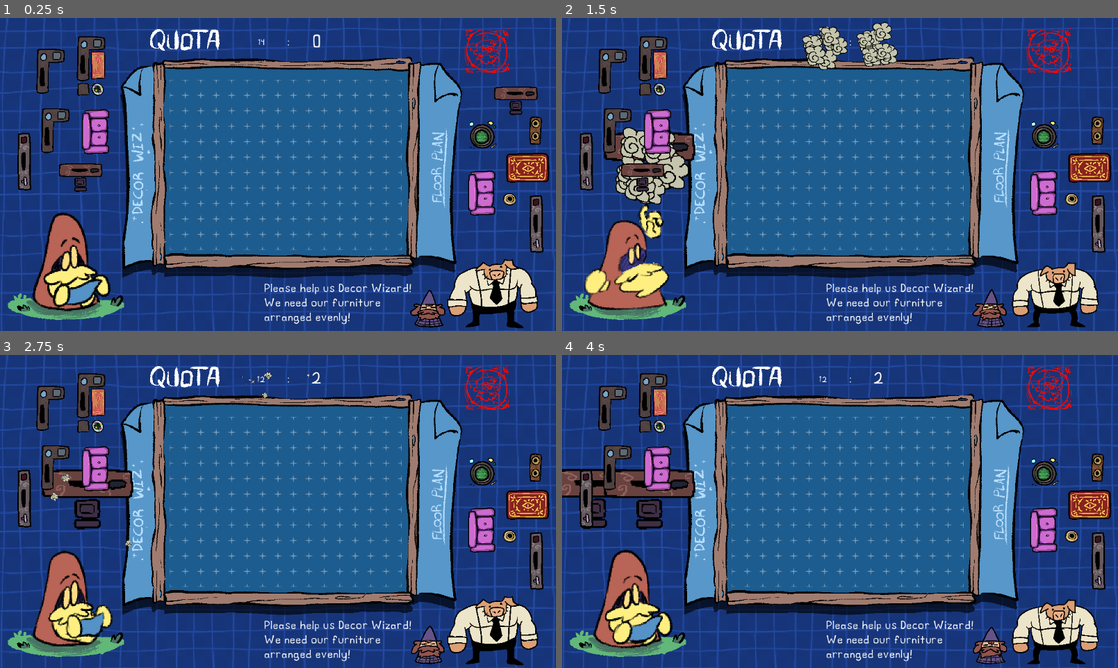
Above: before the commit, frames 1-4 (two rows, left to right).
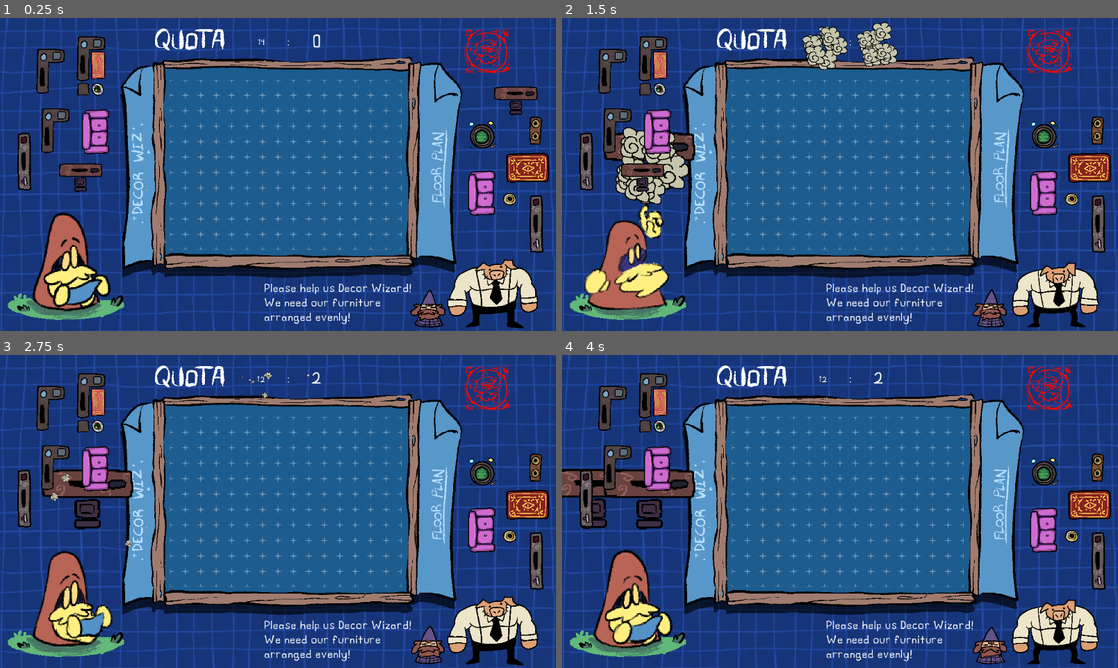
Above: after the commit, the same moments.

Repository: Greatmystic/DecorWizard
Game: Godot game, scene res://Content/Scenes/Levels/main.tscn
Same seed, same stepped clock (60 frames per second), same inputs: the game is played once before the commit and once after it.
Inputs (mouse positions are in pixels of both pictures, inside the frame that each line leads up to):
- Up to frame 1 (0.25 s): no input
- Up to frame 2 (1.5 s): move the mouse to (1079, 108) at 0.52 s; tap Space (ScaleSpell) at 0.6, 1.35 s; click (1079, 108) at 0.67 s; move the mouse to (639, 187) at 1.27 s; click (639, 187) at 1.42 s
- Up to frame 3 (2.75 s): move the mouse to (77, 524) at 2.02 s; tap Space (ScaleSpell) at 2.1 s; click (77, 524) at 2.17 s
- Up to frame 4 (4 s): tap Space (ScaleSpell) at 2.85, 3.6 s; click (639, 524) at 2.92 s; move the mouse to (584, 520) at 3.52 s; click (584, 520) at 3.67 s

The runs differ from the first frame. In frame 1, 0.5% of the frame differs, in the area x 27-41%, y 3-11%; in frame 2, 0.5%; in frame 3, 0.5%; in frame 4, 0.5%.

Commit message:
Finished gamejam build

Diff:
--- /dev/null
+++ b/Content/Scenes/FX/cloud_burst_big.tscn
@@ -0,0 +1,27 @@
+[gd_scene load_steps=3 format=3 uid="uid://b2fo35on3uhe3"]
+
+[ext_resource type="Texture2D" uid="uid://dy62nnc7gnb1c" path="res://Content/Sprites/cloud_particle.png" id="1_8qimx"]
+
+[sub_resource type="Curve" id="Curve_obdpu"]
+_data = [Vector2(0.00696864, 1), 0.0, 0.0556709, 0, 0, Vector2(1, 0.0268283), -2.76763, 0.0, 0, 0]
+point_count = 2
+
+[node name="CloudBurst" type="CPUParticles2D"]
+emitting = false
+amount = 40
+lifetime = 0.7
+one_shot = true
+explosiveness = 1.0
+lifetime_randomness = 0.3
+texture = ExtResource("1_8qimx")
+spread = 180.0
+gravity = Vector2(0, 0)
+initial_velocity_min = 400.0
+initial_velocity_max = 600.0
+angular_velocity_min = -153.0
+angular_velocity_max = 153.96
+damping_min = 1000.0
+damping_max = 1000.0
+scale_amount_min = 1.8
+scale_amount_max = 2.2
+scale_amount_curve = SubResource("Curve_obdpu")
--- a/Content/Scenes/decor.tscn
+++ b/Content/Scenes/decor.tscn
@@ -1,12 +1,15 @@
-[gd_scene load_steps=12 format=3 uid="uid://clf5fet6cpmjs"]
+[gd_scene load_steps=14 format=3 uid="uid://clf5fet6cpmjs"]
 
 [ext_resource type="PackedScene" uid="uid://csjb381g3kwpq" path="res://Content/Scenes/FX/Wizard.tscn" id="1_xcjv8"]
 [ext_resource type="FontFile" uid="uid://ceji4fqg5top3" path="res://Content/Other/MA.ttf" id="2_dpo20"]
 [ext_resource type="PackedScene" uid="uid://1njuxk1fpxbx" path="res://Content/Scenes/FX/cloud_burst_small.tscn" id="2_nvhe1"]
 [ext_resource type="Texture2D" uid="uid://80juymxms28a" path="res://Content/Sprites/DecorWizardBG.png" id="2_tpb83"]
 [ext_resource type="AudioStream" uid="uid://bjjcy0lxiw8uu" path="res://Content/Sounds/Fiction Float.ogg" id="5_bw8aa"]
-[ext_resource type="PackedScene" uid="uid://chcb4lkucuh1a" path="res://Content/Scenes/Blocks/gnome_wizard.tscn" id="5_cp7bi"]
-[ext_resource type="PackedScene" uid="uid://bym45nodgj0yd" path="res://Content/Scenes/Blocks/boarman.tscn" id="6_ig5bg"]
+[ext_resource type="PackedScene" path="res://Content/Scenes/Blocks/gnome_wizard.tscn" id="5_cp7bi"]
+[ext_resource type="Texture2D" uid="uid://cf7emduvkc23o" path="res://Content/Sprites/WIN.png" id="5_ooqsn"]
+[ext_resource type="Texture2D" uid="uid://il1va2x51wsx" path="res://Content/Sprites/QUOTA.png" id="5_smwny"]
+[ext_resource type="PackedScene" path="res://Content/Scenes/Blocks/boarman.tscn" id="6_ig5bg"]
+[ext_resource type="PackedScene" uid="uid://b2fo35on3uhe3" path="res://Content/Scenes/FX/cloud_burst_big.tscn" id="6_sh0wm"]
 
 [sub_resource type="LabelSettings" id="LabelSettings_lyt0n"]
 font = ExtResource("2_dpo20")
@@ -20,14 +23,16 @@
 font = ExtResource("2_dpo20")
 font_size = 40
 
-[sub_resource type="LabelSettings" id="LabelSettings_odgvg"]
-font = ExtResource("2_dpo20")
-font_size = 40
-shadow_size = 10
-shadow_color = Color(0, 0, 0, 0.27451)
-shadow_offset = Vector2(2.405, 2.295)
+[node name="Decor" type="Node2D"]
 
-[node name="Decor" type="Node2D"]
+[node name="Boarman" parent="." instance=ExtResource("6_ig5bg")]
+position = Vector2(886, 587)
+frame_progress = 0.0210769
+
+[node name="GnomeWizard" parent="." instance=ExtResource("5_cp7bi")]
+position = Vector2(1022, 568)
+autoplay = "default"
+frame_progress = 0.385825
 
 [node name="Wizard" parent="." instance=ExtResource("1_xcjv8")]
 position = Vector2(134, 492)
@@ -36,18 +41,15 @@
 [node name="CanvasLayer" type="CanvasLayer" parent="."]
 layer = -10
 
-[node name="Sprite2D" type="Sprite2D" parent="CanvasLayer"]
+[node name="BG" type="Sprite2D" parent="CanvasLayer"]
 position = Vector2(576, 324)
 texture = ExtResource("2_tpb83")
 
-[node name="ColorRect" type="ColorRect" parent="CanvasLayer"]
-visible = false
-z_index = -1
-offset_right = 1158.0
-offset_bottom = 650.0
-mouse_filter = 1
-color = Color(0.149466, 0.172486, 0.195049, 1)
-metadata/_edit_lock_ = true
+[node name="Win" type="Sprite2D" parent="CanvasLayer"]
+position = Vector2(594.13, 560.21)
+texture = ExtResource("5_ooqsn")
+
+[node name="CloudBurst" parent="CanvasLayer/Win" instance=ExtResource("6_sh0wm")]
 
 [node name="Quota" type="Control" parent="CanvasLayer"]
 texture_filter = 1
@@ -61,6 +63,10 @@
 offset_bottom = 70.0
 grow_horizontal = 2
 mouse_filter = 1
+
+[node name="QuotaTitle" type="Sprite2D" parent="CanvasLayer/Quota"]
+position = Vector2(-110.44, 11.865)
+texture = ExtResource("5_smwny")
 
 [node name="SmallQuota" type="Label" parent="CanvasLayer/Quota"]
 texture_filter = 1
@@ -120,29 +126,6 @@
 [node name="CloudBurst" parent="CanvasLayer/Quota/BigQuota" instance=ExtResource("2_nvhe1")]
 position = Vector2(36.314, 28.54)
 
-[node name="Win" type="Label" parent="CanvasLayer"]
-visible = false
-custom_minimum_size = Vector2(0.515, 0)
-anchors_preset = 5
-anchor_left = 0.5
-anchor_right = 0.5
-offset_left = -61.0
-offset_top = 59.18
-offset_right = 62.0
-offset_bottom = 114.18
-grow_horizontal = 2
-text = "WIN ! !"
-label_settings = SubResource("LabelSettings_odgvg")
-
-[node name="Boarman" parent="." instance=ExtResource("6_ig5bg")]
-position = Vector2(886, 587)
-frame_progress = 0.0210769
-
-[node name="GnomeWizard" parent="." instance=ExtResource("5_cp7bi")]
-position = Vector2(1022, 568)
-autoplay = "default"
-frame_progress = 0.385825
-
 [node name="Music" type="AudioStreamPlayer2D" parent="."]
 stream = ExtResource("5_bw8aa")
 autoplay = true
--- a/Content/Scripts/Block.gd
+++ b/Content/Scripts/Block.gd
@@ -36,7 +36,8 @@
 		small.get_node("CloudBurst").emitting = true
 
 	await get_tree().create_timer(1).timeout
-	level.wizardAnim.play("IDLE")
+	if !level.won:
+		level.wizardAnim.play("IDLE")
 
 
 
--- a/Content/Scripts/Level.gd
+++ b/Content/Scripts/Level.gd
@@ -19,6 +19,7 @@
 var smallQuota = 0
 var totalBlocks = 0
 var blocksPlaced = 0
+var won = false
 
 
 func _ready():
@@ -150,4 +151,12 @@
 
 
 func winLevel():
+	won = true
+	$"../Label".visible = false
+	$"../Decor/CanvasLayer/Quota".visible = false
 	winLabel.visible = true
+	winLabel.get_node("CloudBurst").emitting = true
+	wizardAnim.play("WIN")
+	for b in blocks.get_children():
+		b.small.get_node("Area2D").visible = false
+		b.big.get_node("Area2D").visible = false
Not shown: 1 places in Content/Scenes/Levels/main.tscn that only renumber resources
Binary file changed: Content/Sprites/DecorWizardBG.png
Binary file added: Content/Sprites/QUOTA.png
Not shown, added: Content/Sprites/QUOTA.png.import
